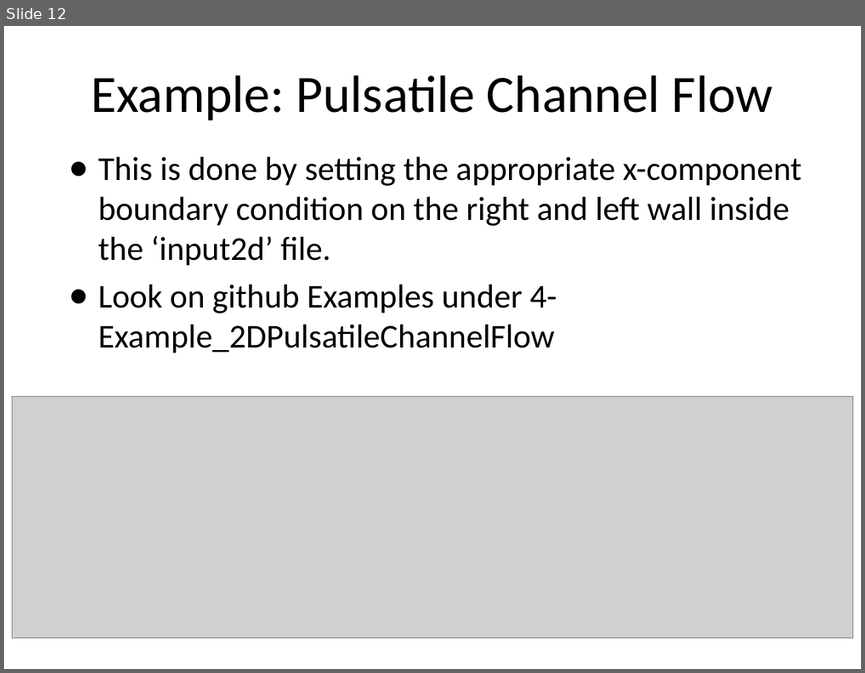
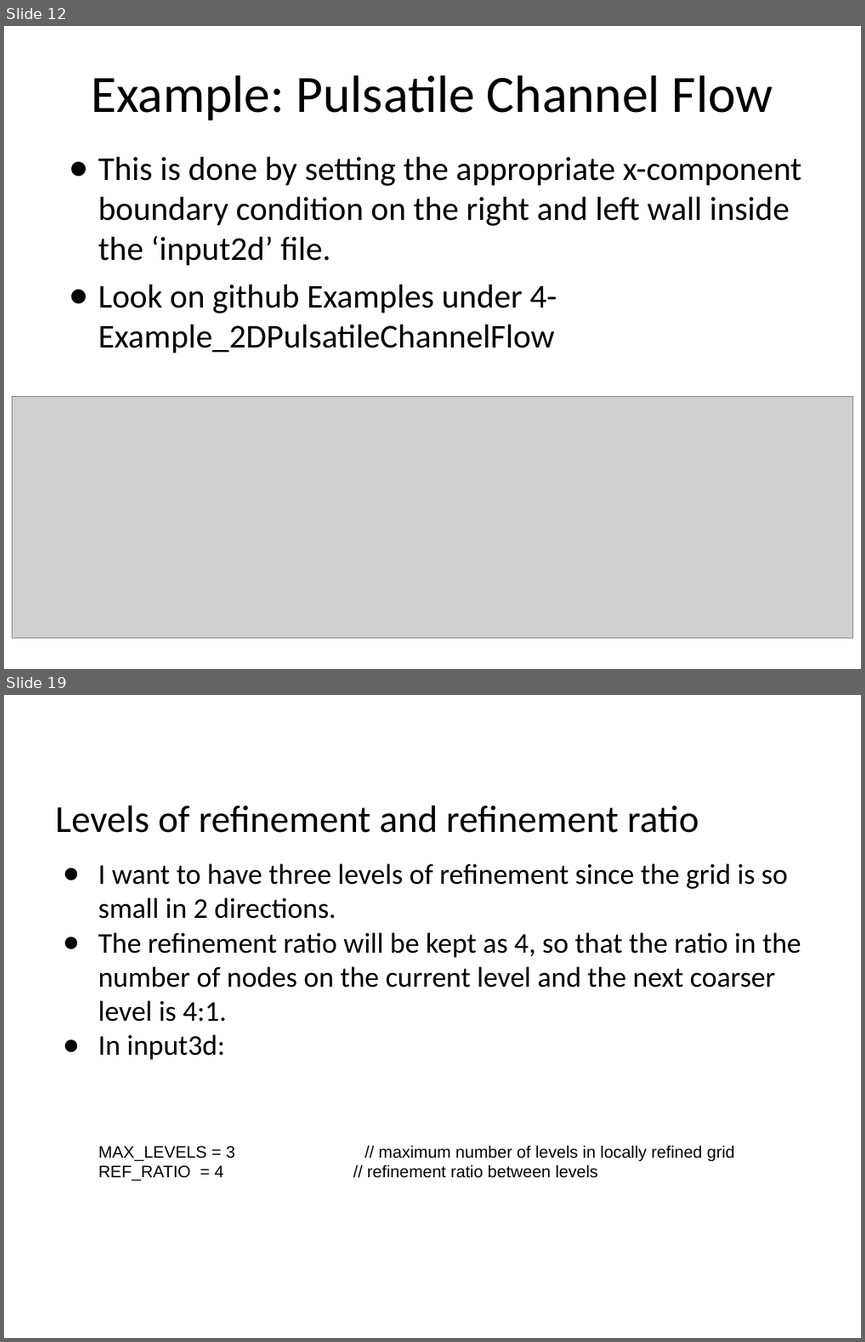
Before and after one commit to fairyflies9/IBAMR-Tutorials, a slide deck: IBAMR Lectures/Lecture 4 - IBAMR Tutorial_ Boundary Conditions.pptx. Shown one above the other, each under a label of ours: slide 12 before the commit, slides 12 and 19 after it; the slides between them are not shown. The pictures are 865x673 and 865x1342 pixels, drawn with LibreOffice and Linux fonts; fonts in the diff are those of the drawing; grey boxes stand for pictures. Boxes give left, top, right and bottom in pixels: in the first picture for what was removed or moved away, otherwise in the second. Text is boxed around its words. In the diff, an @@ line names an element or a change of style, - is before the commit and + after.

```diff
--- a/IBAMR Lectures/Lecture 4 - IBAMR Tutorial_ Boundary Conditions.pptx
+++ b/IBAMR Lectures/Lecture 4 - IBAMR Tutorial_ Boundary Conditions.pptx
@@ slide 19 added at (4,695,861,1338), background #FFFFFF @@
@@ title added at (55,805,698,833), 32 pt, text #000000 @@
+Levels of refinement and refinement ratio
@@ text added at (98,863,801,1060), 24 pt, text #000000 @@
+● I want to have three levels of refinement since the grid is so small in 2 directions.
+● The refinement ratio will be kept as 4, so that the ratio in the number of nodes on the current level and the next coarser level is 4:1.
+● In input3d:
@@ text added at (98,1145,735,1178), 14 pt, text #000000 @@
+MAX_LEVELS = 3 // maximum number of levels in locally refined grid
+REF_RATIO = 4 // refinement ratio between levels
```
Also in this commit, not shown: 10 other slides added, 8 other files.
